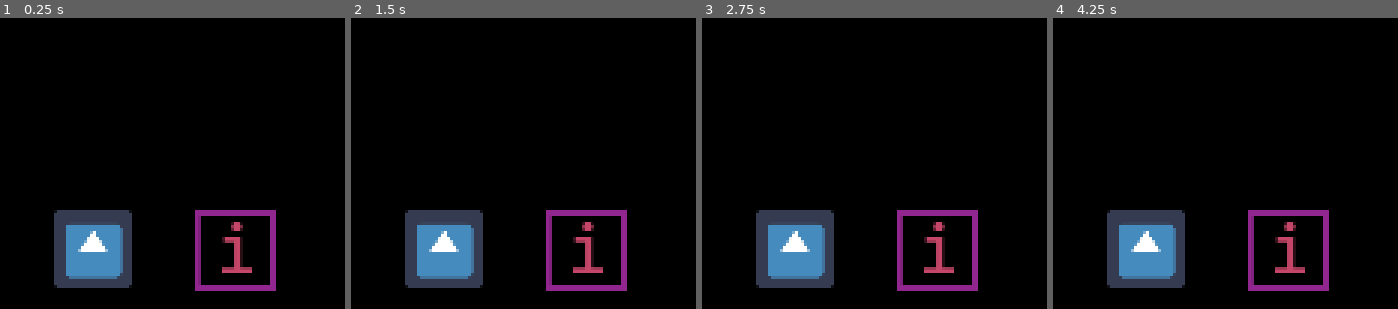
Above: before the commit, frames 1-4 (left to right).
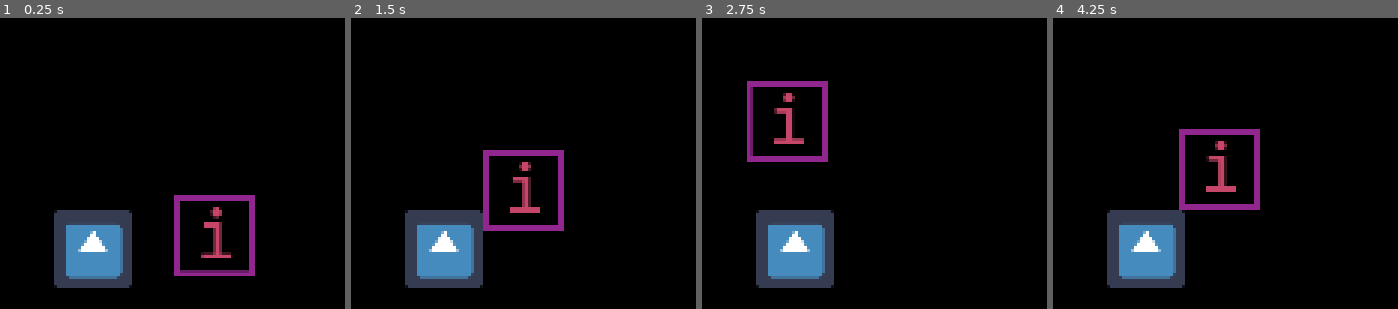
Above: after the commit, the same moments.

Repository: Team-JEDI/GodotWildJam16
Game: Godot game, scene res://scenes/LevelTemplate.tscn
Same seed, same stepped clock (60 frames per second), same inputs: the game is played once before the commit and once after it. The engine's default icon, where the game draws it, is replaced by a stand-in: a white triangle on a blue panel in a dark square.
Inputs:
- Up to frame 1 (0.25 s): no input
- Up to frame 2 (1.5 s): tap Enter at 0.5 s; hold Right (move_right) 0.53-1.28 s; tap E (interact) at 0.6 s; tap Space at 1.25 s; hold Down (move_down) from 1.28 s (still down); tap Shift (sprint) at 1.35 s
- Up to frame 3 (2.75 s): tap Enter at 2 s; release Down (move_down) at 2.03 s; hold Right (move_right) from 2.03 s (still down); tap E (interact) at 2.1 s
- Up to frame 4 (4.25 s): release Right (move_right) at 2.78 s; hold Up (move_up) 2.78-3.53 s; tap Shift (sprint) at 2.85 s; tap Space at 3.5 s; hold Left (move_left) from 3.53 s (still down); tap E (interact) at 3.6 s

The runs differ from the first frame. In frame 1, 4.5% of the frame differs, in the area x 50-80%, y 60-94%; in frame 2, 4.7%; in frame 3, 4.7%; in frame 4, 4.8%, in the area x 36-80%, y 38-94%.

Commit message:
got player moving again

Diff:
--- a/game/scenes/LevelTemplate.tscn
+++ b/game/scenes/LevelTemplate.tscn
@@ -2,8 +2,8 @@
 
 [ext_resource path="res://assets/textures/darkness_material.tres" type="Material" id=1]
 [ext_resource path="res://assets/textures/temp_tileset.tres" type="TileSet" id=2]
-[ext_resource path="res://scenes/Player.tscn" type="PackedScene" id=3]
-[ext_resource path="res://scenes/Interactable.tscn" type="PackedScene" id=4]
+[ext_resource path="res://scenes/Interactable.tscn" type="PackedScene" id=3]
+[ext_resource path="res://scenes/Player.tscn" type="PackedScene" id=4]
 
 [node name="Level" type="Node2D"]
 material = ExtResource( 1 )
@@ -14,8 +14,8 @@
 format = 1
 tile_data = PoolIntArray( -786423, 0, 0, -786422, 0, 0, -786421, 0, 0, -655384, 0, 0, -655383, 0, 0, -655382, 0, 0, -65 …(23611 unchanged characters)…
 
-[node name="Character" parent="." instance=ExtResource( 3 )]
-position = Vector2( 524.847, 359.266 )
+[node name="Interactable" parent="." instance=ExtResource( 3 )]
+position = Vector2( 638.424, 360.567 )
 
-[node name="Interactable" parent="." instance=ExtResource( 4 )]
-position = Vector2( 638.424, 360.567 )
+[node name="Character" parent="." instance=ExtResource( 4 )]
+position = Vector2( 541.139, 370.781 )
--- a/game/scenes/Player.tscn
+++ b/game/scenes/Player.tscn
@@ -1,10 +1,11 @@
-[gd_scene load_steps=4 format=2]
+[gd_scene load_steps=5 format=2]
 
-[ext_resource path="res://icon.png" type="Texture" id=1]
+[ext_resource path="res://scripts/Player.gd" type="Script" id=1]
+[ext_resource path="res://icon.png" type="Texture" id=2]
 
 [sub_resource type="SpriteFrames" id=1]
 animations = [ {
-"frames": [ ExtResource( 1 ), ExtResource( 1 ), ExtResource( 1 ), ExtResource( 1 ), ExtResource( 1 ), ExtResource( 1 ), ExtResource( 1 ), ExtResource( 1 ) ],
+"frames": [ ExtResource( 2 ), ExtResource( 2 ), ExtResource( 2 ), ExtResource( 2 ), ExtResource( 2 ), ExtResource( 2 ), ExtResource( 2 ), ExtResource( 2 ) ],
 "loop": true,
 "name": "default",
 "speed": 8.0
